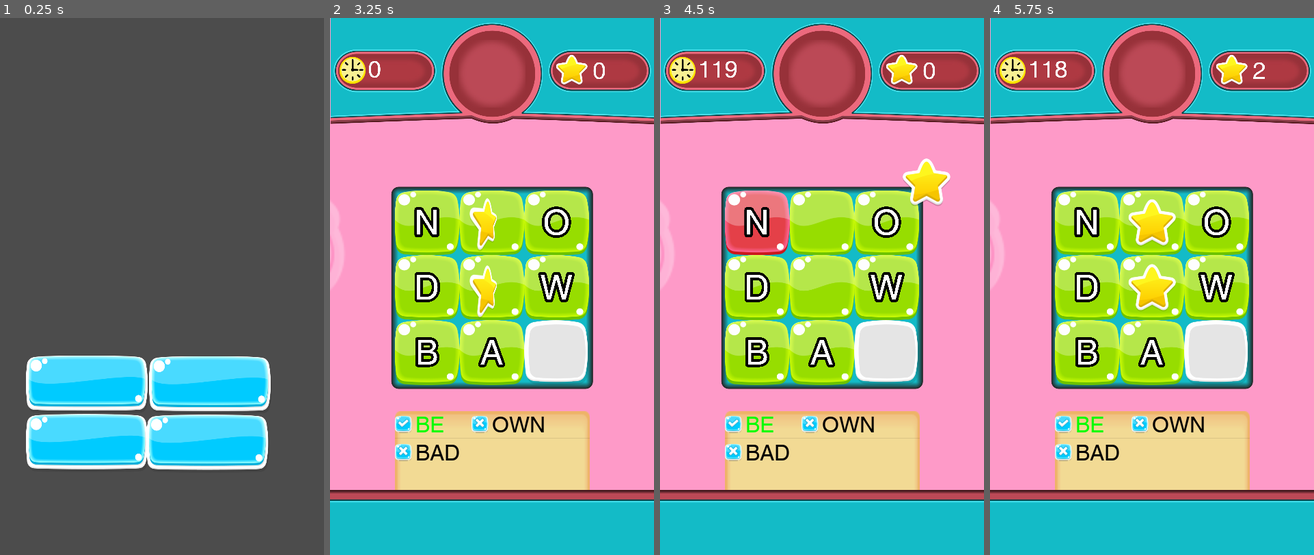
Above: before the commit, frames 1-4 (left to right).
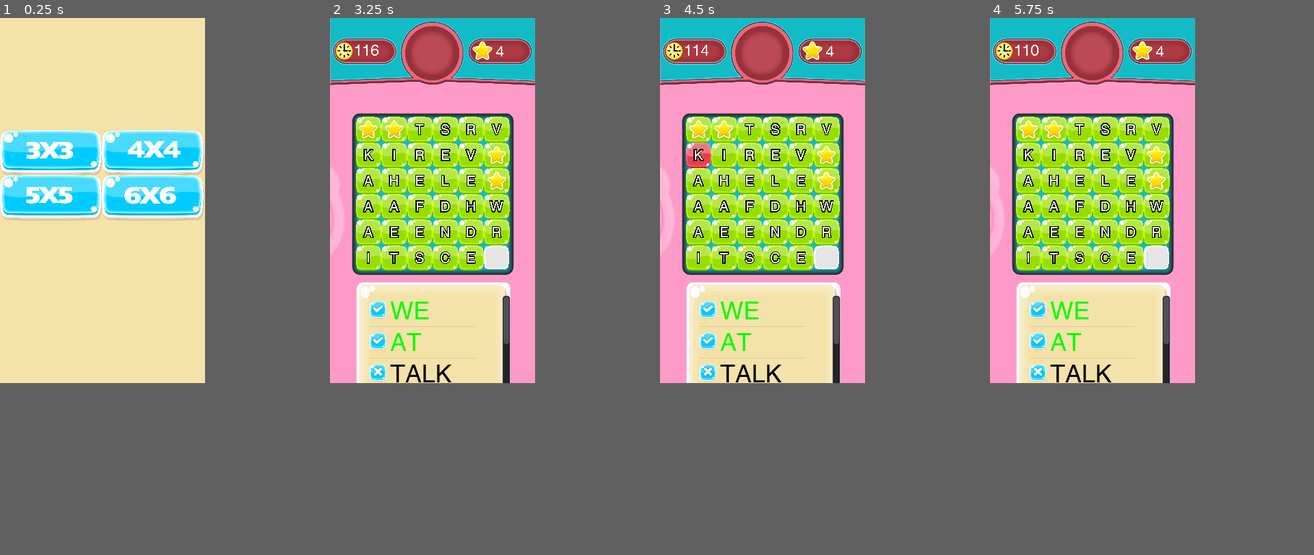
Above: after the commit, the same moments.

Repository: ahmetilgin/WordFinding
Game: Godot game, scene res://MainMenu.tscn
The game is run twice, just before and just after one commit, with the same random seed, the same clock (stepped at 60 frames per second) and the same inputs.
Inputs (mouse positions are in pixels of both pictures, inside the frame that each line leads up to):
- Up to frame 1 (0.25 s): no input
- Up to frame 2 (3.25 s): tap Enter at 0.5 s; move the mouse to (563, 259) at 0.52 s; click (563, 259) at 0.67 s; move the mouse to (427, 313) at 1.27 s; click (427, 313) at 1.42 s; move the mouse to (524, 168) at 2.02 s; click (524, 168) at 2.17 s; move the mouse to (475, 393) at 2.77 s; click (475, 393) at 2.92 s
- Up to frame 3 (4.5 s): move the mouse to (919, 367) at 3.52 s; click (919, 367) at 3.67 s; move the mouse to (724, 205) at 4.27 s; click (724, 205) at 4.42 s
- Up to frame 4 (5.75 s): move the mouse to (1168, 286) at 5.02 s; click (1168, 286) at 5.17 s
In our replay, the window is 474x784 before the commit and 300x533 after it. These sizes can differ from the game's own. Grey fills any space a smaller window leaves; there, only what the larger window draws over its background counts as a difference.

The runs differ from the first frame. In frame 1, 55% of the frame differs, in the area x 0-84%, y 0-85%; in frame 2, 71%; in frame 3, 72%, in the area x 0-100%, y 0-100%; in frame 4, 71%.

Commit message:
bir takım düzenlemeler.

Diff:
--- a/LevelSelect.tscn
+++ b/LevelSelect.tscn
@@ -1,33 +1,62 @@
-[gd_scene load_steps=4 format=2]
+[gd_scene load_steps=8 format=2]
 
 [ext_resource path="res://assets/buttons/g10549-7.png" type="Texture" id=1]
 [ext_resource path="res://assets/buttons/g10457-3.png" type="Texture" id=2]
 [ext_resource path="res://LevelSelect.gd" type="Script" id=3]
+[ext_resource path="res://assets/generatedtext.png" type="Texture" id=4]
+[ext_resource path="res://assets/4x4.png" type="Texture" id=5]
+[ext_resource path="res://assets/5x5.png" type="Texture" id=6]
+[ext_resource path="res://assets/6x6.png" type="Texture" id=7]
 
 [node name="Node" type="Node2D"]
-scale = Vector2( 0.392959, 0.414924 )
 script = ExtResource( 3 )
 
 [node name="3x3" type="TouchScreenButton" parent="."]
-position = Vector2( 111.727, 645.812 )
 normal = ExtResource( 2 )
 pressed = ExtResource( 1 )
 
+[node name="3x3" type="Sprite" parent="3x3"]
+position = Vector2( 224.564, 90.7561 )
+scale = Vector2( 1.83537, 1.70232 )
+texture = ExtResource( 4 )
+
 [node name="4x4" type="TouchScreenButton" parent="."]
-position = Vector2( 111.727, 851.812 )
+position = Vector2( 457, 0 )
 normal = ExtResource( 2 )
 pressed = ExtResource( 1 )
 
-[node name="5v5" type="TouchScreenButton" parent="."]
-position = Vector2( 569.728, 647.812 )
+[node name="4x4" type="Sprite" parent="4x4"]
+position = Vector2( 235.304, 87.4496 )
+scale = Vector2( 1.83537, 1.70232 )
+z_index = 1
+texture = ExtResource( 5 )
+__meta__ = {
+"_editor_description_": ""
+}
+
+[node name="5x5" type="TouchScreenButton" parent="."]
+position = Vector2( 0, 200 )
 normal = ExtResource( 2 )
 pressed = ExtResource( 1 )
 
+[node name="5x5" type="Sprite" parent="5x5"]
+position = Vector2( 223.088, 92.992 )
+scale = Vector2( 1.83537, 1.70232 )
+texture = ExtResource( 6 )
+__meta__ = {
+"_editor_description_": ""
+}
+
 [node name="6x6" type="TouchScreenButton" parent="."]
-position = Vector2( 560.159, 854.026 )
+position = Vector2( 457, 200 )
 normal = ExtResource( 2 )
 pressed = ExtResource( 1 )
+
+[node name="6x6" type="Sprite" parent="6x6"]
+position = Vector2( 217.417, 92.262 )
+scale = Vector2( 1.83537, 1.70232 )
+texture = ExtResource( 7 )
 [connection signal="released" from="3x3" to="." method="_on_3x3_released"]
 [connection signal="released" from="4x4" to="." method="_on_4x4_released"]
-[connection signal="released" from="5v5" to="." method="_on_5v5_released"]
+[connection signal="released" from="5x5" to="." method="_on_5v5_released"]
 [connection signal="released" from="6x6" to="." method="_on_6x6_released"]
--- /dev/null
+++ b/MainMenu.gd
@@ -0,0 +1,22 @@
+extends Node2D
+
+
+# Declare member variables here. Examples:
+# var a = 2
+# var b = "text"
+
+
+# Called when the node enters the scene tree for the first time.
+func _ready():
+	var size = $Node.get_node("3x3").get_texture().get_size()  * 2 + Vector2(3,3)
+	var oran = OS.window_size / size
+	$Node.scale.x = oran.x
+	$Node.scale.y = oran.x
+	$Node.set_global_position(Vector2(0,OS.window_size.y/ 2 - size.y / 4 ))
+	pass # Replace with function body.
+
+
+
+#func _process(delta):
+#	_ready()
+#	pass
--- a/MainMenu.tscn
+++ b/MainMenu.tscn
@@ -1,8 +1,30 @@
-[gd_scene load_steps=2 format=2]
+[gd_scene load_steps=5 format=2]
 
+[ext_resource path="res://assets/freegui/png/Window.png" type="Texture" id=1]
 [ext_resource path="res://LevelSelect.tscn" type="PackedScene" id=2]
+[ext_resource path="res://MainMenu.gd" type="Script" id=3]
+
+[sub_resource type="AtlasTexture" id=1]
+flags = 4
+atlas = ExtResource( 1 )
+region = Rect2( 1727.99, 1153.6, 363.5, 603.17 )
 
 [node name="MainMenu" type="Node2D"]
+script = ExtResource( 3 )
+
+[node name="TextureRect" type="TextureRect" parent="."]
+margin_left = -476.245
+margin_top = -546.087
+margin_right = -113.245
+margin_bottom = 56.9132
+rect_scale = Vector2( 5.63371, 3.91289 )
+texture = SubResource( 1 )
+__meta__ = {
+"_edit_use_anchors_": false
+}
 
 [node name="Node" parent="." instance=ExtResource( 2 )]
-position = Vector2( -5.99323, 224.746 )
+
+[node name="Camera2D" type="Camera2D" parent="."]
+anchor_mode = 0
+current = true
--- a/game.gd
+++ b/game.gd
@@ -12,6 +12,7 @@
 var time = 0
 var founded_words = []
 var total_words
+var border_width = Vector2(5, 5)
 signal correct_word
 func fill_frames(position):
 	var frame = frame_scene.instance()
@@ -23,7 +24,7 @@
 func get_window_size():
 	var oran = (OS.window_size / (Globals.map_size + 2))
 	Globals.divition_ratio = oran.x / Globals.cell_size
-	$Camera2D.set_position($Camera2D.position - Vector2(0,OS.window_size.y / 5))
+	$Camera2D.set_global_position($Camera2D.get_global_position() - Vector2(0,OS.window_size.y / 5))
 	time = 120
 
 func reset_words():
@@ -79,24 +80,21 @@
 	check_available_found_word()
 	pass
 
-var border_width = Vector2(5, 5)
-var normal_window_size = Vector2(524 , 820)
-
 var input = InputEventScreenTouch.new()
 func _ready():
+	reset_words()
 	input.set_index(1)
-	var screen_size = get_node(".").get_viewport_rect().size
-	var screen_size_calibration = (screen_size )/ normal_window_size
-	reset_words()
+	var score_texture_size = $ScoreTexture.get_texture().get_size()
+	var score_texture_orani = OS.window_size / score_texture_size
 	$Panel.set_global_position(Vector2(current_cell_size, current_cell_size) - border_width)
 	$Panel.set_size(border_width * 2 + Vector2(current_cell_size,current_cell_size) * Globals.map_size)
-	$ScoreTexture.set_global_position($Camera2D.position )
-	$ScoreTexture.scale *= screen_size_calibration.x
-
-	$ButtonTexture.global_position.y *= screen_size_calibration.y
+	$ScoreTexture.set_global_position($Camera2D.get_global_position())
+	$ScoreTexture.scale.x =  score_texture_orani.x
+	$ScoreTexture.scale.y =  score_texture_orani.x
+
 	$ButtonTexture.global_position.y += $Camera2D.position.y
 
-	$ButtonTexture.scale *= screen_size_calibration.x
+#	$ButtonTexture.scale *= screen_size_calibration.x
 
 	#$ScoreTexture.set_scale($ScoreTexture.get_scale() * (normal_window_size.x / normal_window_size.y) * (Globals.divition_ratio))
 
@@ -104,8 +102,7 @@
 
 	pass # Replace with function body.
 
-
-static func sum_array(array):
+func sum_array(array):
 	var sum = 0.0
 	for element in array:
 		 sum += element
@@ -361,5 +358,13 @@
 
 func _on_CountTimer_timeout():
 	time = time - 1
+	if( time > 0):
+		time = time - 1
 	$ScoreTexture/Timer.set_text(str(time))
+	if( time == 0):
+		$GamePlaySound.stop()
+		$GameFinishSound.play()
+		$Control/LevelFinish.popup()
+		$Control/ColorRect.set_visible(true)
+		$Control.set_total_star(score)
 	pass # Replace with function body.
--- a/game.tscn
+++ b/game.tscn
@@ -10,14 +10,20 @@
 [ext_resource path="res://assets/FreeSounds/bensound-littleidea.ogg" type="AudioStream" id=8]
 [ext_resource path="res://assets/FreeSounds/success-notification_C_major.wav" type="AudioStream" id=9]
 [ext_resource path="res://LevelFinish.tscn" type="PackedScene" id=10]
-[ext_resource path="res://assets/framepanel.png" type="Texture" id=11]
+[ext_resource path="res://assets/freegui/png/Window.png" type="Texture" id=11]
 
 [sub_resource type="StyleBoxTexture" id=1]
+content_margin_left = 20.0
+content_margin_right = 20.0
+content_margin_top = 20.0
+content_margin_bottom = 20.0
 texture = ExtResource( 11 )
-region_rect = Rect2( 0, 0, 219, 121 )
+region_rect = Rect2( 2714.2, 2110.8, 762.714, 524.554 )
 
 [sub_resource type="DynamicFont" id=2]
-size = 32
+size = 36
+use_mipmaps = true
+use_filter = true
 font_data = ExtResource( 3 )
 
 [sub_resource type="StyleBoxFlat" id=3]
@@ -56,6 +62,8 @@
 texture = ExtResource( 2 )
 
 [node name="ItemList" type="ItemList" parent="."]
+anchor_right = 0.617
+anchor_bottom = 0.068
 margin_left = 23.209
 margin_top = 624.0
 margin_right = 467.209
@@ -63,7 +71,7 @@
 custom_styles/bg = SubResource( 1 )
 custom_fonts/font = SubResource( 2 )
 custom_constants/icon_margin = 5
-max_columns = 2
+max_columns = 3
 same_column_width = true
 __meta__ = {
 "_edit_use_anchors_": false
@@ -78,7 +86,6 @@
 }
 
 [node name="ScoreTexture" type="Sprite" parent="."]
-scale = Vector2( 0.382, 0.382 )
 texture = ExtResource( 5 )
 centered = false
 
@@ -115,7 +122,7 @@
 current = true
 
 [node name="ButtonTexture" type="Sprite" parent="."]
-position = Vector2( -90, 721 )
+position = Vector2( -101.112, 1046.42 )
 scale = Vector2( 0.5, 0.5 )
 texture = ExtResource( 4 )
 centered = false
@@ -143,12 +150,6 @@
 environment = SubResource( 5 )
 
 [node name="Control" parent="." instance=ExtResource( 10 )]
-
-[node name="ColorRect" parent="Control" index="0"]
-visible = false
-
-[node name="LevelFinish" parent="Control" index="1"]
-visible = false
 [connection signal="timeout" from="ScoreTexture/CountTimer" to="." method="_on_CountTimer_timeout"]
 
 [editable path="Control"]
--- a/globals.gd
+++ b/globals.gd
@@ -598,7 +598,6 @@
 	"NOTHING",
 	"NOTICE",
 	"NOW",
-	"N'T",
 	"NUMBER",
 	"OCCUR",
 	"OF",
--- a/project.godot
+++ b/project.godot
@@ -26,8 +26,8 @@
 
 [display]
 
-window/size/width=474
-window/size/height=784
+window/size/width=300
+window/size/height=533
 window/handheld/orientation="portrait"
 
 [input_devices]
@@ -36,4 +36,5 @@
 
 [rendering]
 
+quality/2d/use_pixel_snap=true
 environment/default_environment="res://default_env.tres"
Not shown: 5 places in Block.tscn that only renumber resources
Not shown: 2 places in LevelFinish.tscn that only renumber resources
Binary file added: assets/4x4.png
Binary file added: assets/5x5.png
Binary file added: assets/6x6.png
Binary file added: assets/generatedtext.png
Binary file changed: assets/topgui.png
